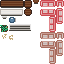
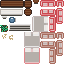
The second 64×64 image is a revision of the first. Changes to its layers:
painted on "Layer" over <box>24,16,48,64</box>
